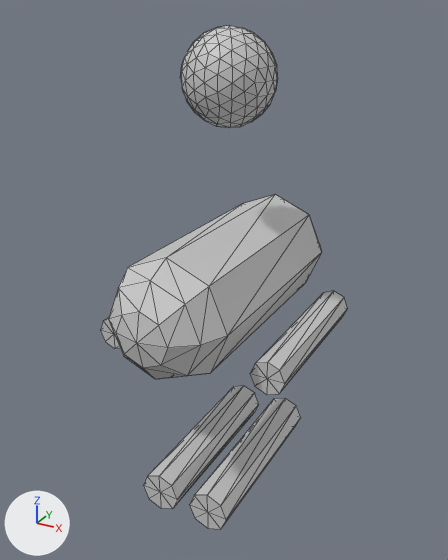
What one commit did to the glTF model public/models/bosses/Flame-Herald_Bahsei.glb.
Both versions are drawn from a 50 mm camera at (2.32, -4.3, 2.46) aimed at (-0.04, -0.01, 0.32). The axes (+X, +Y, +Z) are drawn at lower left. The lights are the same throughout. The first picture is the older version. Mesh edges are drawn as thin lines. Where no turn or scale is listed for an object, it has been applied to the vertices.

Names of what the first picture shows: 'geometry_0'.
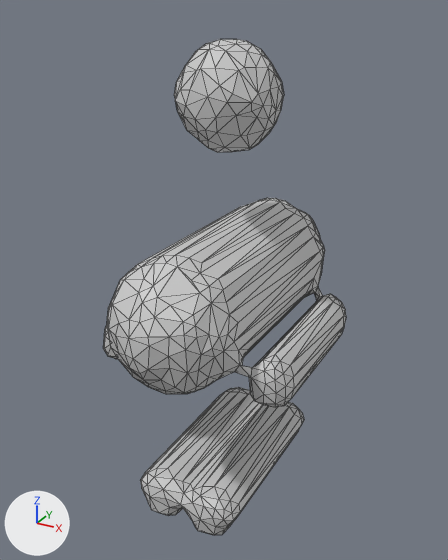
Boxes [x1, y1, x2, y2] around the edits, measured in the pictures (448 x 560 px; the box of a moved part takes in the faces that stretch with it):
'geometry_0', reshaped: before [101, 25, 347, 529]; after [103, 39, 346, 535]
part 1 of me_geometry_0, rebuilt (not visible afterwards): before [109, 194, 322, 379]
part 2 of me_geometry_0, rebuilt (41% wider, 20% taller): before [143, 386, 259, 509]; after [140, 387, 304, 535]
part 3 of me_geometry_0, added: after [103, 198, 346, 407]
part 4 of me_geometry_0, moved or reshaped: before [101, 25, 347, 529]; after [174, 39, 284, 152]

Edits to the bpy script that builds the scene:
```text
Change me_geometry_0:
    used by ob_geometry_0; location = (0.0, 0.0, 0.0)
    remove me_geometry_0.from_pydata(...)  # 284 vertices, 544 faces; spans x -0.85..0.85, y -1.32..1.32, z -1.66..2.34
    add me_geometry_0.from_pydata(...)  # 1014 vertices, 2000 faces; spans x -0.88..0.88, y -1.35..1.35, z -1.75..2.25
    me_geometry_0 part 1: the loose piece of 50 vertices spanning x -0.49..0.49, y -1.32..1.32, z -0.14..0.85 is rebuilt with 174 vertices and now spans x -0.39..0.39, y -1.19..1.19, z -0.1..0.68
    me_geometry_0 part 2: the loose piece of 18 vertices spanning x -0.43..-0.06, y -0.81..0.81, z -1.66..-1.29 is rebuilt with 148 vertices and now spans x -0.49..0.49, y -0.88..0.88, z -1.75..-1.3
    me_geometry_0 part 3: a new loose piece of 399 vertices spanning x -0.88..0.88, y -1.35..1.35, z -0.33..0.83, in mat_defaultmaterial
    me_geometry_0 part 4: 1 vertex moved within x 0.35, y -0.06, z 2.07; 215 vertices removed from x -0.85..0.85, y -0.81..0.81, z -1.66..2.34; 140 vertices added at x -0.41..0.41, y -0.41..0.41, z 1.43..2.25
    other edits to the shape of me_geometry_0 do not show in these pictures
```
